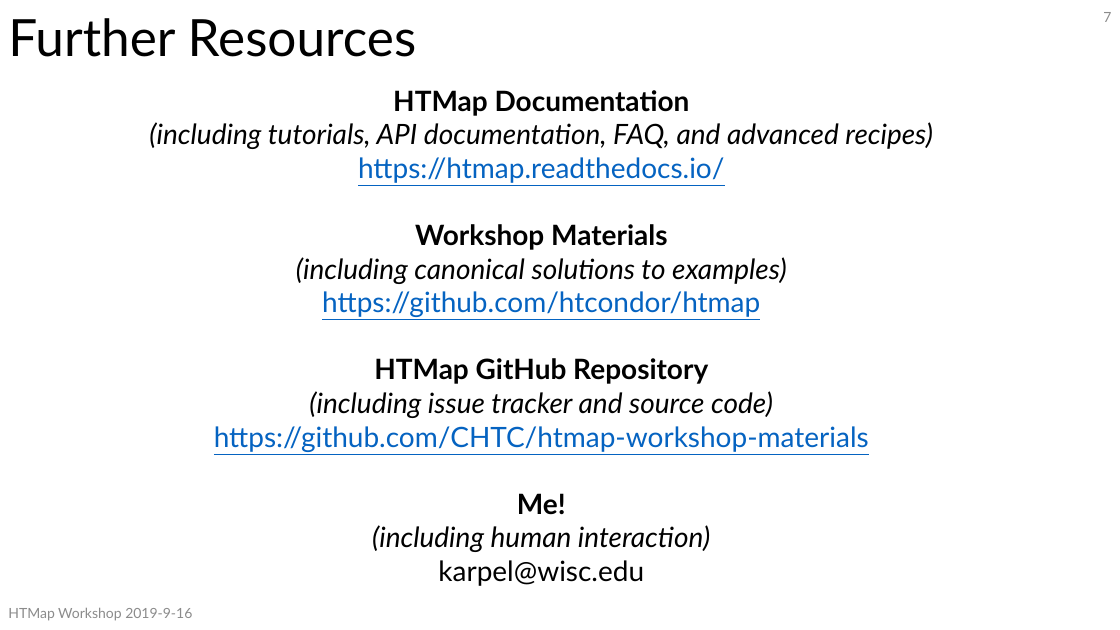
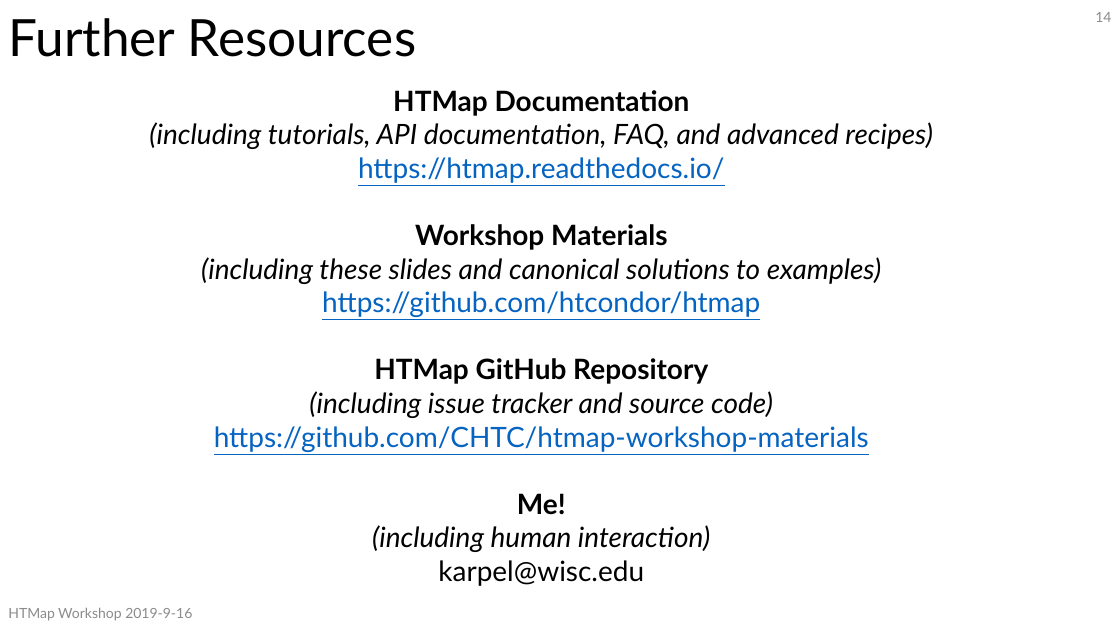
Before and after one commit to CHTC/htmap-workshop-materials, a slide deck: slide 14 of slides/HTMapWorkshop.pptx (slide 7 before the commit). Drawn at 1120x630 pixels with LibreOffice and Linux fonts; fonts in the diff are those of the drawing. Boxes give left, top, right and bottom in pixels: in the first picture for what was removed or moved away, otherwise in the second. Text is boxed around its words. In the diff, an @@ line names an element or a change of style, - is before the commit and + after.

```diff
--- a/slides/HTMapWorkshop.pptx
+++ b/slides/HTMapWorkshop.pptx
@@ page number at <box>1095,12,1111,22</box>: text changed @@
-7
+14
@@ text at <box>201,257,882,284</box>: text changed @@
-(including canonical solutions to examples)
+(including these slides and canonical solutions to examples)
```
Also in this commit, not shown: 4 other slides changed, 7 slides added.
